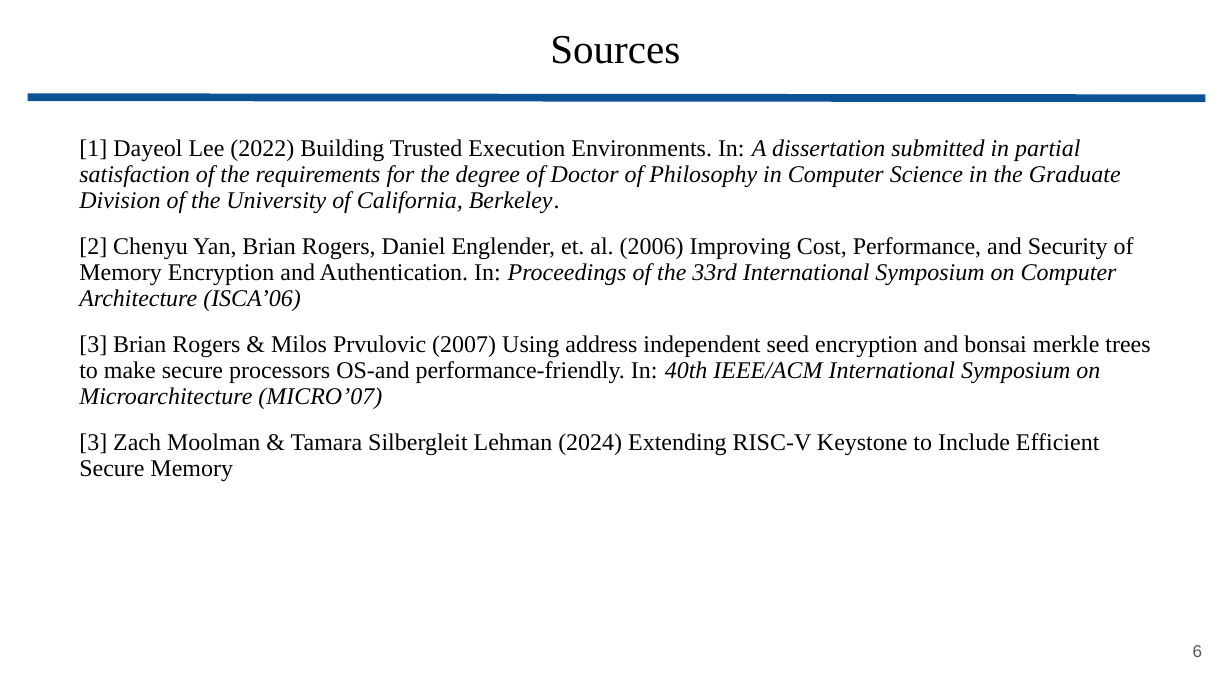
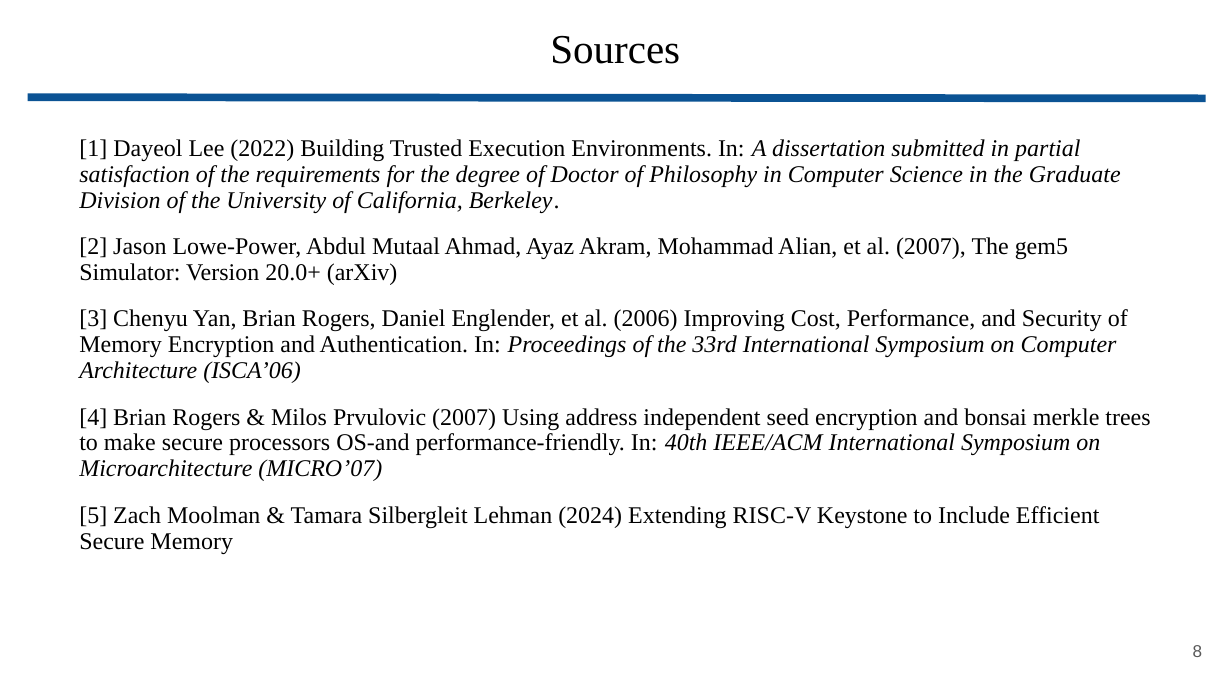
Before and after one commit to wbuz24/grad-research, a slide deck: slide 8 of presentations/YARCH25_lightning.pptx (slide 6 before the commit). Drawn at 1232x693 pixels with LibreOffice and Linux fonts; fonts in the diff are those of the drawing. Boxes give left, top, right and bottom in pixels: in the first picture for what was removed or moved away, otherwise in the second. Text is boxed around its words. In the diff, an @@ line names an element or a change of style, - is before the commit and + after.

```diff
--- a/presentations/YARCH25_lightning.pptx
+++ b/presentations/YARCH25_lightning.pptx
@@ text at (79,237,1150,554): text changed @@
-[2] Chenyu Yan, Brian Rogers, Daniel Englender, et. al. (2006) Improving Cost, Performance, and Security of Memory Encryption and Authentication. In: Proceedings of the 33rd International Symposium on Computer Architecture (ISCA’06)
-[3] Brian Rogers & Milos Prvulovic (2007) Using address independent seed encryption and bonsai merkle trees to make secure processors OS-and performance-friendly. In: 40th IEEE/ACM International Symposium on Microarchitecture (MICRO’07)
-[3] Zach Moolman & Tamara Silbergleit Lehman (2024) Extending RISC-V Keystone to Include Efficient Secure Memory
+[2] Jason Lowe-Power, Abdul Mutaal Ahmad, Ayaz Akram, Mohammad Alian, et al. (2007), The gem5 Simulator: Version 20.0+ (arXiv)
+[3] Chenyu Yan, Brian Rogers, Daniel Englender, et al. (2006) Improving Cost, Performance, and Security of Memory Encryption and Authentication. In: Proceedings of the 33rd International Symposium on Computer Architecture (ISCA’06)
+[4] Brian Rogers & Milos Prvulovic (2007) Using address independent seed encryption and bonsai merkle trees to make secure processors OS-and performance-friendly. In: 40th IEEE/ACM International Symposium on Microarchitecture (MICRO’07)
+[5] Zach Moolman & Tamara Silbergleit Lehman (2024) Extending RISC-V Keystone to Include Efficient Secure Memory
```
Also in this commit, not shown: 2 other slides changed, 4 slides added, 2 slides removed, 1 other file.
